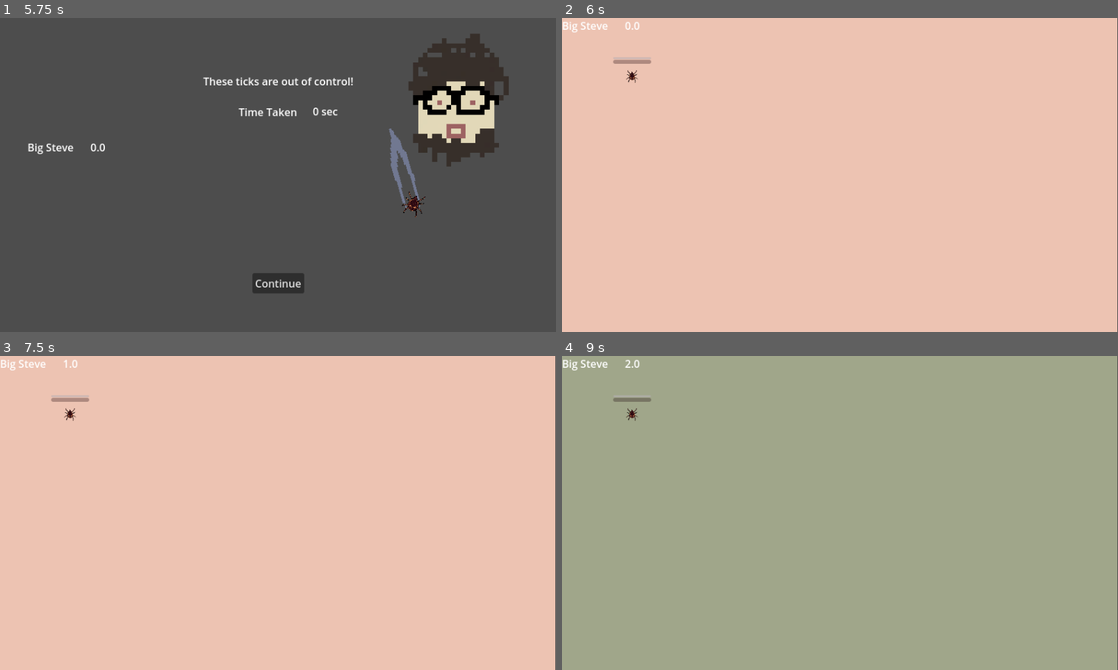
Above: before the commit, frames 1-4 (two rows, left to right).
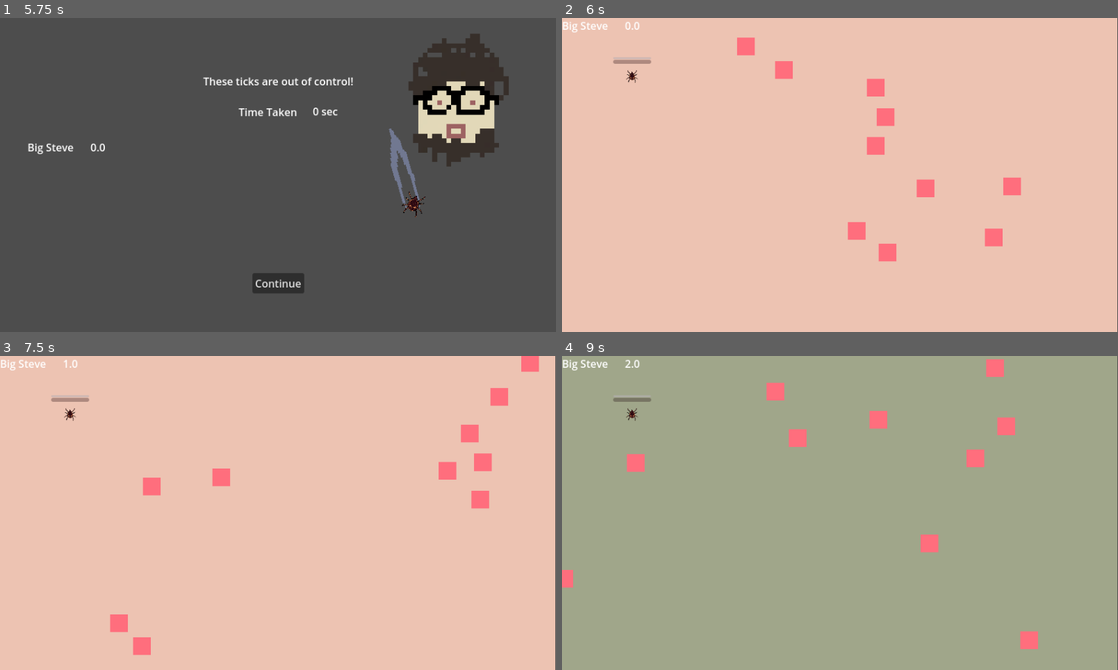
Above: after the commit, the same moments.

Repository: Topech/tick-souls
Game: Godot game, scene res://main_scene.tscn
Same seed, same stepped clock (60 frames per second), same inputs: the game is played once before the commit and once after it.
Inputs:
- Up to frame 1 (5.75 s): click "Start" at 0.5 s; click "Start" at 1.25 s; click "BOSS!" at 2 s; click "BOSS!" at 2.75 s; click "BOSS!" at 3.5 s; click "Start" at 4.25 s; tap Enter (ui_accept) at 5, 5.27 s; hold P from 5.03 s (still down)
- Up to frame 2 (6 s): release P at 5.75 s; click "Continue" at 5.75 s
- Up to frame 3 (7.5 s): tap Enter (ui_accept) at 6.5, 6.77 s; tap P at 6.6 s; click "Continue" at 7.25 s
- Up to frame 4 (9 s): tap Enter (ui_accept) at 8 s; hold P 8.03-8.75 s; click "Continue" at 8.75 s

Frame 1 is identical in both runs. In frame 2, 1.9% of the frame differs, in the area x 31-83%, y 6-78%; in frame 3, 1.8%; in frame 4, 1.8%.

Commit message:
feat: add pimple barriers

Diff:
--- /dev/null
+++ b/barrier/barrier.tscn
@@ -0,0 +1,20 @@
+[gd_scene load_steps=2 format=3 uid="uid://jv57t5gdjcy7"]
+
+[sub_resource type="RectangleShape2D" id="RectangleShape2D_ulqpc"]
+
+[node name="Pimples" type="Node2D"]
+
+[node name="StaticBody2D" type="StaticBody2D" parent="."]
+scale = Vector2(1.5, 1.5)
+
+[node name="CollisionShape2D" type="CollisionShape2D" parent="StaticBody2D"]
+shape = SubResource("RectangleShape2D_ulqpc")
+
+[node name="ColorRect" type="ColorRect" parent="StaticBody2D/CollisionShape2D"]
+light_mask = 2
+visibility_layer = 2
+offset_left = -9.0
+offset_top = -9.0
+offset_right = 9.0
+offset_bottom = 9.0
+color = Color(1, 0.431373, 0.490196, 1)
--- /dev/null
+++ b/root_scenes/round/barrier_container.gd
@@ -0,0 +1 @@
+extends Node
--- /dev/null
+++ b/root_scenes/round/barrier_spawner.gd
@@ -0,0 +1,51 @@
+extends Node
+
+@onready var barrier_container = $BarrierContainer
+
+@onready var player_spawn_location = {
+	Global.players.PLAYER_1: %PlayerSpawn1,
+	Global.players.PLAYER_2: %PlayerSpawn2,
+	Global.players.PLAYER_3: %PlayerSpawn3,
+	Global.players.PLAYER_4: %PlayerSpawn4,
+}
+
+
+const barrier_count: int = 10;
+const SPAWN_ATTEMPTS := 50 # safety so it doesn't loop forever
+const MIN_DISTANCE := 64   # how far away barriers must be from each other and players
+
+
+func _ready() -> void:
+	var player_positions : Array[Vector2] = [];
+	var barrier_positions : Array[Vector2] = [];
+
+	for player_id in PlayerInputDevices.get_all_players():
+		player_positions.append(player_spawn_location[player_id].global_position);
+
+	for b in barrier_count:
+		var barrier = preload("res://barrier/barrier.tscn").instantiate()
+		var pos = find_valid_position(barrier_positions)
+		if (pos == Vector2.ZERO): continue
+		barrier_container.add_child(barrier)
+		barrier.global_position = pos
+
+
+func find_valid_position(existing_positions: Array[Vector2]) -> Vector2:
+	for attempt in range(SPAWN_ATTEMPTS):
+		var random_pos = get_random_position_in_area()
+		if is_position_valid(random_pos, existing_positions):
+			return random_pos
+	return Vector2.ZERO
+
+func is_position_valid(pos: Vector2, existing_positions: Array[Vector2]) -> bool:
+	for p in existing_positions:
+		if pos.distance_to(p) < MIN_DISTANCE:
+			return false
+	return true
+
+func get_random_position_in_area() -> Vector2:
+	var rect = get_viewport().get_visible_rect()
+	return Vector2(
+		randf_range(rect.position.x, rect.position.x + rect.size.x),
+		randf_range(rect.position.y, rect.position.y + rect.size.y)
+	)
--- a/root_scenes/round/round.tscn
+++ b/root_scenes/round/round.tscn
@@ -7,6 +7,8 @@
 [ext_resource type="PackedScene" uid="uid://cqef7kj40c3xm" path="res://root_scenes/round/backgrounds/lizard_skin_color.tscn" id="3_on8o6"]
 [ext_resource type="Script" uid="uid://pse7mut484yx" path="res://root_scenes/round/player_container.gd" id="3_y8in6"]
 [ext_resource type="PackedScene" uid="uid://ixo1qhmijyhj" path="res://player/player_score_label.tscn" id="7_bxfx3"]
+[ext_resource type="Script" uid="uid://y35pcjkdfkk1" path="res://root_scenes/round/barrier_spawner.gd" id="8_siu77"]
+[ext_resource type="Script" uid="uid://daq7b4e7y0wc5" path="res://root_scenes/round/barrier_container.gd" id="9_efv08"]
 
 [sub_resource type="RectangleShape2D" id="RectangleShape2D_0xm2m"]
 size = Vector2(20, 480)
@@ -54,15 +56,19 @@
 script = ExtResource("3_y8in6")
 
 [node name="PlayerSpawn1" type="Marker2D" parent="PlayerSpawner"]
+unique_name_in_owner = true
 position = Vector2(107, 97)
 
 [node name="PlayerSpawn2" type="Marker2D" parent="PlayerSpawner"]
+unique_name_in_owner = true
 position = Vector2(646, 96)
 
 [node name="PlayerSpawn3" type="Marker2D" parent="PlayerSpawner"]
+unique_name_in_owner = true
 position = Vector2(110, 348)
 
 [node name="PlayerSpawn4" type="Marker2D" parent="PlayerSpawner"]
+unique_name_in_owner = true
 position = Vector2(658, 358)
 
 [node name="RoundTimer" type="Timer" parent="."]
@@ -92,5 +98,11 @@
 offset_bottom = 471.0
 player_id = 4
 
+[node name="BarrierSpawner" type="Node" parent="."]
+script = ExtResource("8_siu77")
+
+[node name="BarrierContainer" type="Node" parent="BarrierSpawner"]
+script = ExtResource("9_efv08")
+
 [connection signal="timeout" from="TweezerSpawnTimer" to="." method="_on_timer_timeout"]
 [connection signal="timeout" from="RoundTimer" to="." method="_on_round_timer_timeout"]
Not shown, added: root_scenes/round/barrier_container.gd.uid
Not shown, added: root_scenes/round/barrier_spawner.gd.uid
Not shown: 1 places in root_scenes/round/round.tscn that only renumber resources
